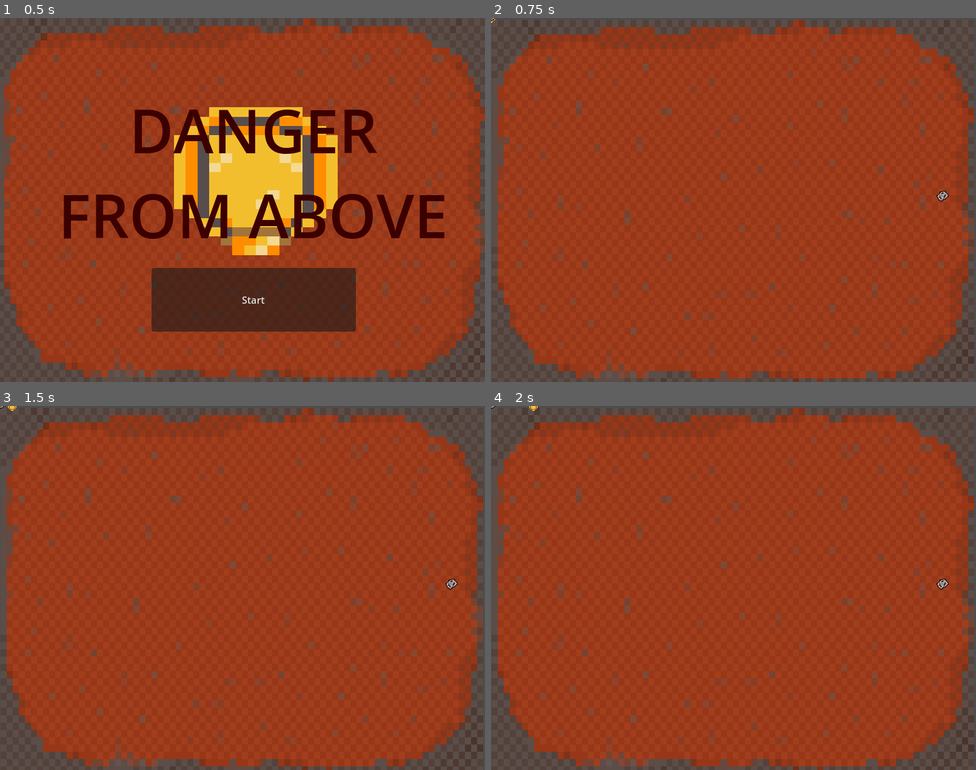
Above: before the commit, frames 1-4 (two rows, left to right).
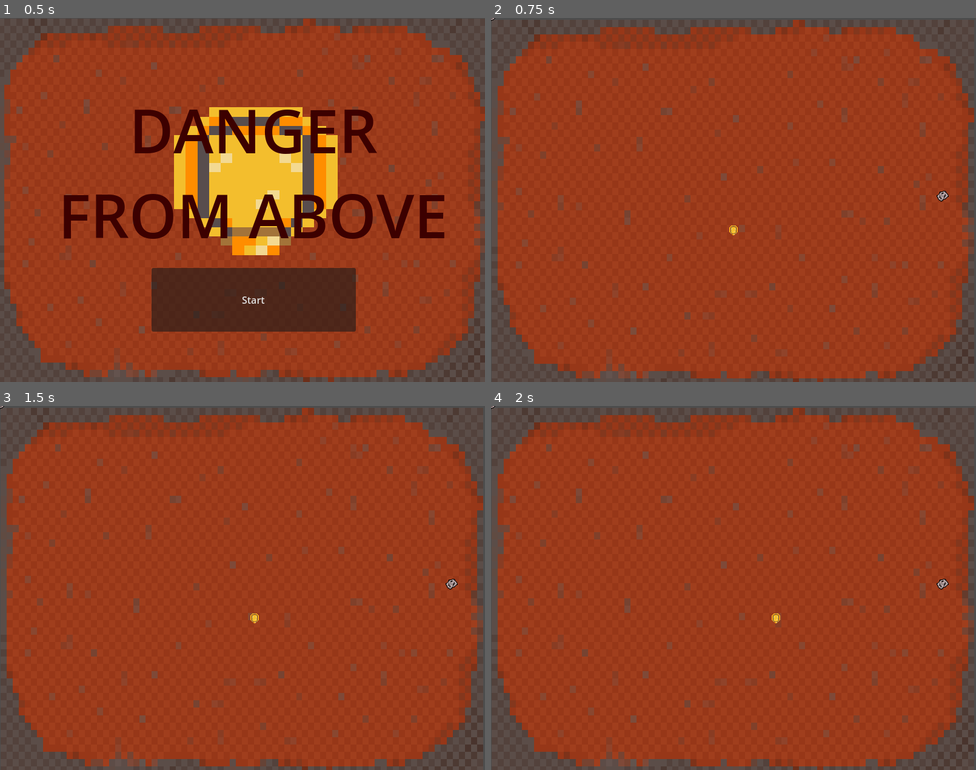
Above: after the commit, the same moments.

Repository: GraceLanBM/ProjectLimitedSpace
Game: Godot game, scene res://menu/StartMenu.tscn
The game is run twice, just before and just after one commit, with the same random seed, the same clock (stepped at 60 frames per second) and the same inputs.
Inputs:
- Up to frame 1 (0.5 s): no input
- Up to frame 2 (0.75 s): click "Start" at 0.5 s
- Up to frame 3 (1.5 s): tap Enter at 1.25 s; hold D (move_right) from 1.28 s (still down)
- Up to frame 4 (2 s): keep holding D (move_right)

Frame 1 is identical in both runs. In frame 2, less than 0.1% of the frame differs, in the area x 0-51%, y 0-60%; in frame 3, less than 0.1%; in frame 4, less than 0.1%, in the area x 7-60%, y 0-60%.

Commit message:
update player start pos; rock default pos

Diff:
--- a/main.gd
+++ b/main.gd
@@ -2,18 +2,20 @@
 
 var time = 0
 var rock_pos = PackedVector2Array()
-var shadow_x
-var shadow_y
+var shadow_x = 0
+var shadow_y = 0
 
 # Called when the node enters the scene tree for the first time.
 func _ready():
 	time = $TotalTimer.time
+	$Player.start($StartPosition.position)
+	$StartTimer.start()
 	#var player = preload("res://player.tscn").instance()
 	#player.position = Vector2(400, 350)
 
 # Called every frame. 'delta' is the elapsed time since the previous frame.
 func _process(delta):
-	print("time=", time)
+	#print("time=", time)
 	if time % 100 == 0:
 		var shadow = preload("res://rock/rock.tscn").instantiate()
 		while true:
@@ -25,6 +27,7 @@
 			# check if the position not has a rock
 			if not rock_pos.has(Vector2(shadow_x, shadow_y)):
 				# set the shadow to new position
+				print("set new pos")
 				shadow.position = Vector2(shadow_x, shadow_y)
 				rock_pos.append(Vector2(shadow_x, shadow_y))
 				add_child(shadow)
